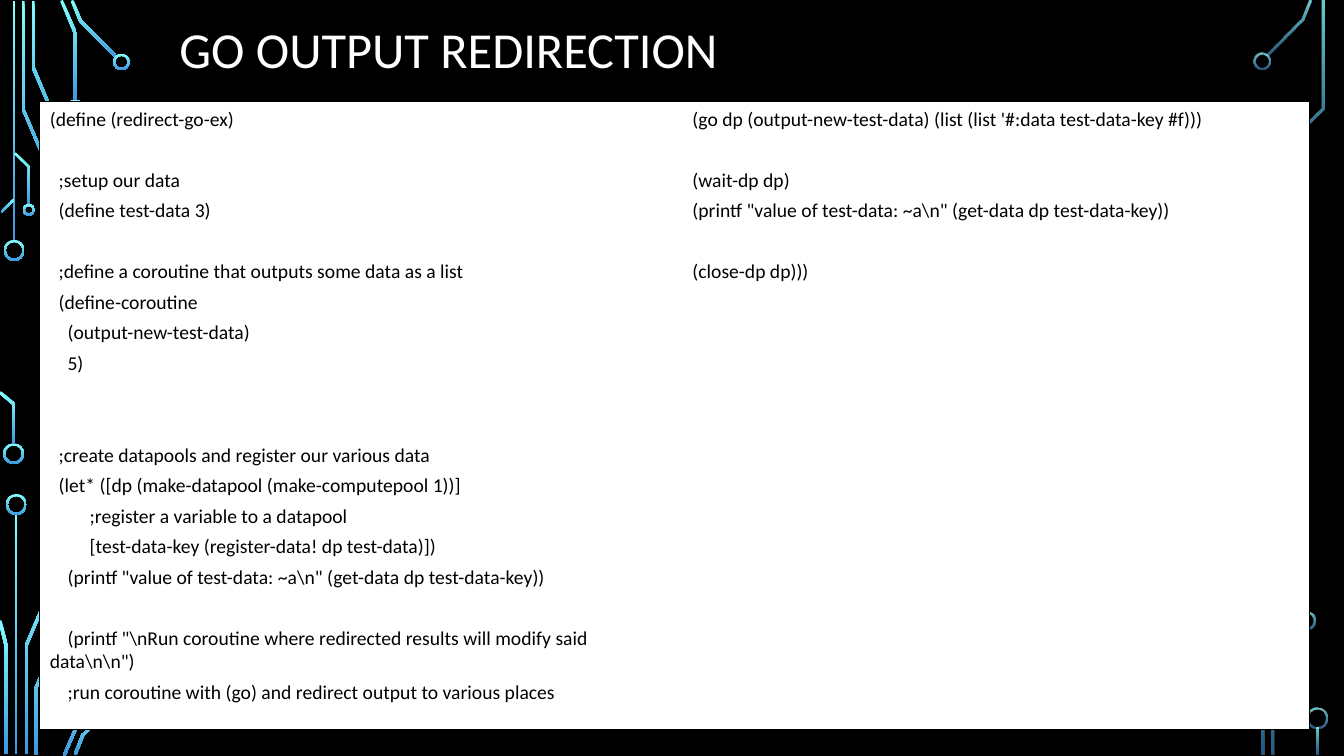
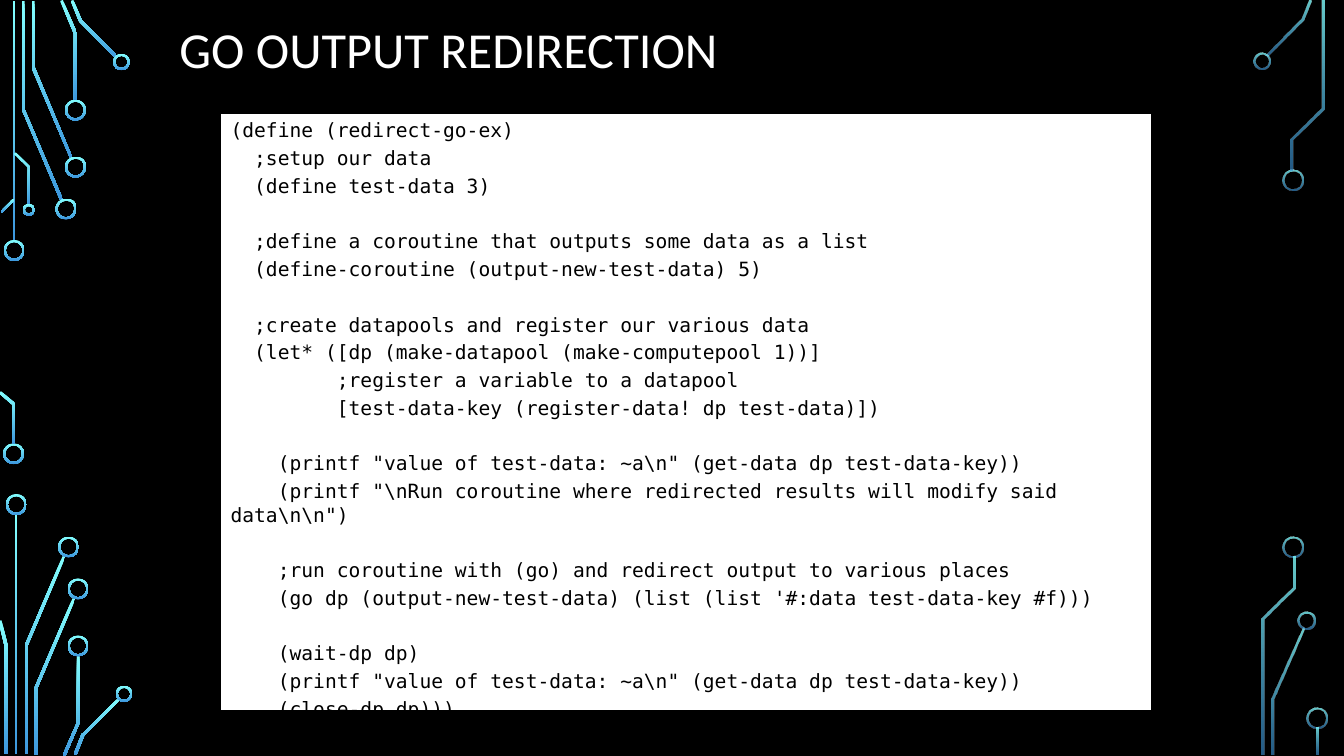
Before and after one commit to durandaltheta/3, a slide deck: slide 31 of DFC3.pptx. Drawn at 1344x756 pixels with LibreOffice and Linux fonts; fonts in the diff are those of the drawing; background and template pictures are left out. Boxes give left, top, right and bottom in pixels: in the first picture for what was removed or moved away, otherwise in the second. Text is boxed around its words. In the diff, an @@ line names an element or a change of style, - is before the commit and + after.

```diff
--- a/DFC3.pptx
+++ b/DFC3.pptx
@@ text "(define (redirect-go-ex)": place and size @@
-text "(define (redirect-go-ex)" at [39, 102, 1310, 730]
+text "(define (redirect-go-ex)" at [221, 113, 1151, 711]
@@ text "(define (redirect-go-ex)" at [221, 113, 1151, 711]: columns 2 to 1 @@
@@ text at [231, 122, 1093, 710]: font Calibri to DejaVu Sans Mono; less space between paragraphs @@
@@ text at [254, 261, 762, 280]: text changed; font Calibri to DejaVu Sans Mono @@
-(define-coroutine
-(output-new-test-data)
-5)
+(define-coroutine (output-new-test-data) 5)
@@ group added at [55, 156, 1305, 702]: 8 freeform shapes @@
```
Also in this commit, not shown: 15 other slides changed.
